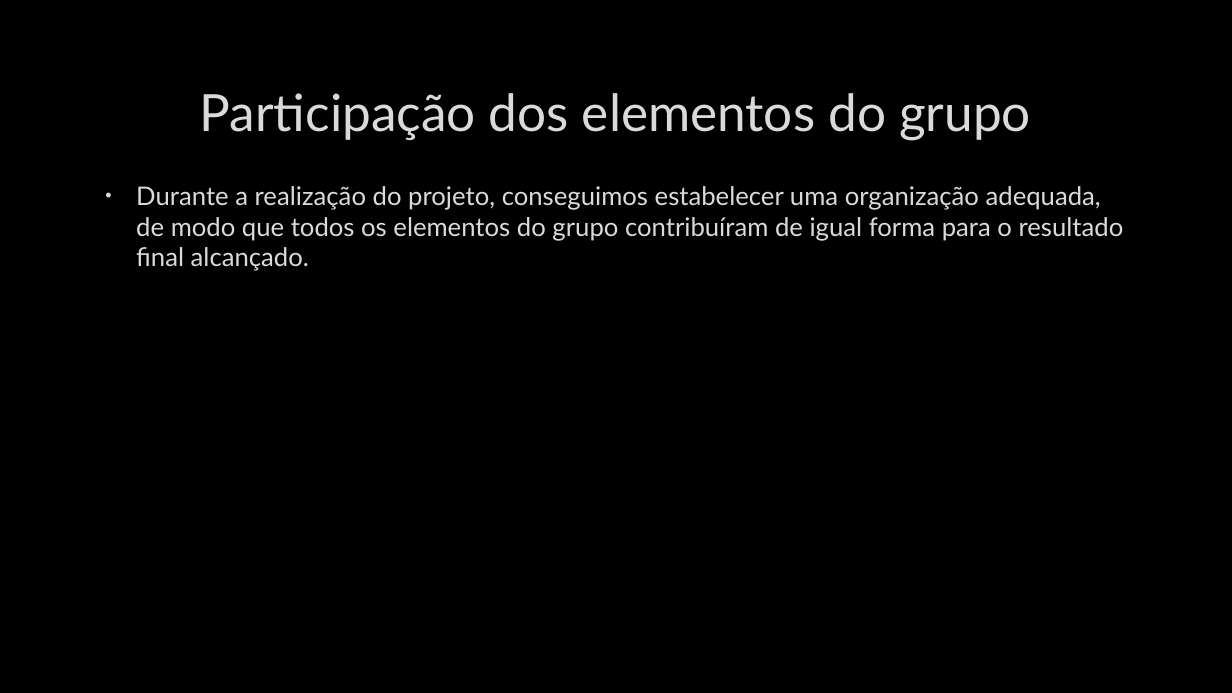
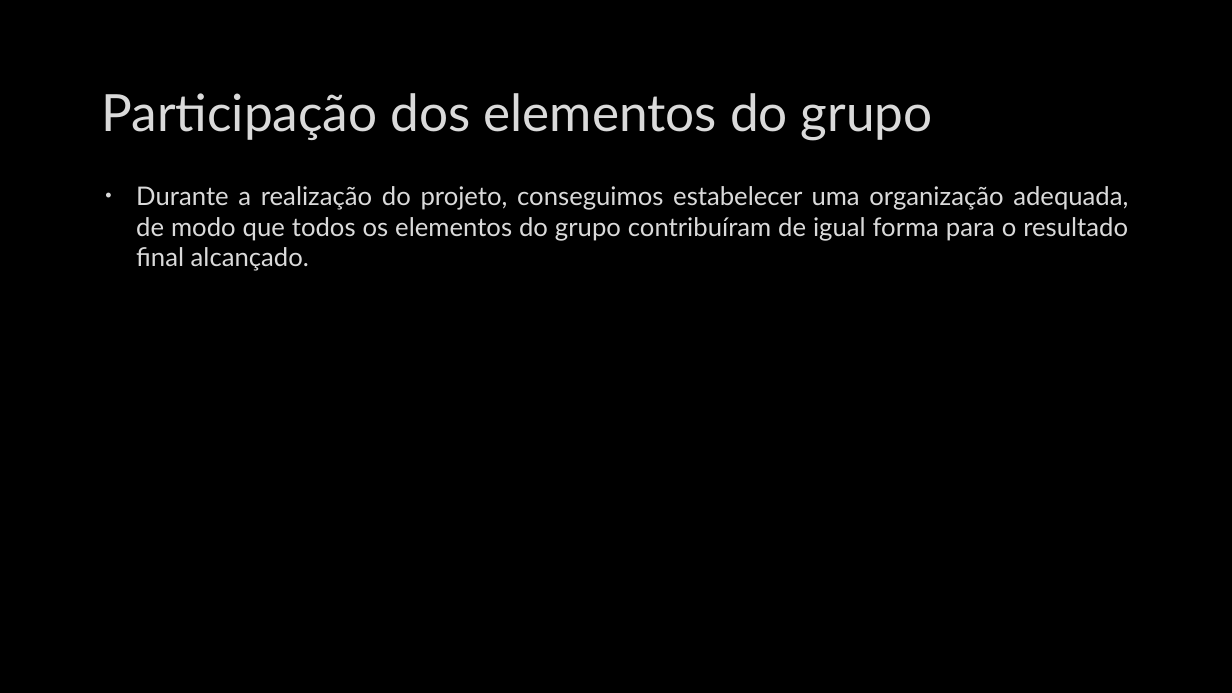
Before and after one commit to Caio-Nogueira/1-Projeto_AEDA, a slide deck: slide 12 of empresa_transportes.pptx (slide 14 before the commit). Drawn at 1232x693 pixels with LibreOffice and Linux fonts; fonts in the diff are those of the drawing; background and template pictures are left out. Boxes give left, top, right and bottom in pixels: in the first picture for what was removed or moved away, otherwise in the second. Text is boxed around its words. In the diff, an @@ line names an element or a change of style, - is before the commit and + after.

```diff
--- a/empresa_transportes.pptx
+++ b/empresa_transportes.pptx
@@ title "Participação dos elementos do grupo" at bbox=[102, 93, 933, 140]: alignment centre to left @@
@@ text "Durante a realização do projeto, ..." at bbox=[136, 186, 1128, 271]: alignment left to justified @@
```
Also in this commit, not shown: 7 other slides changed, 3 slides added, 6 slides removed.
